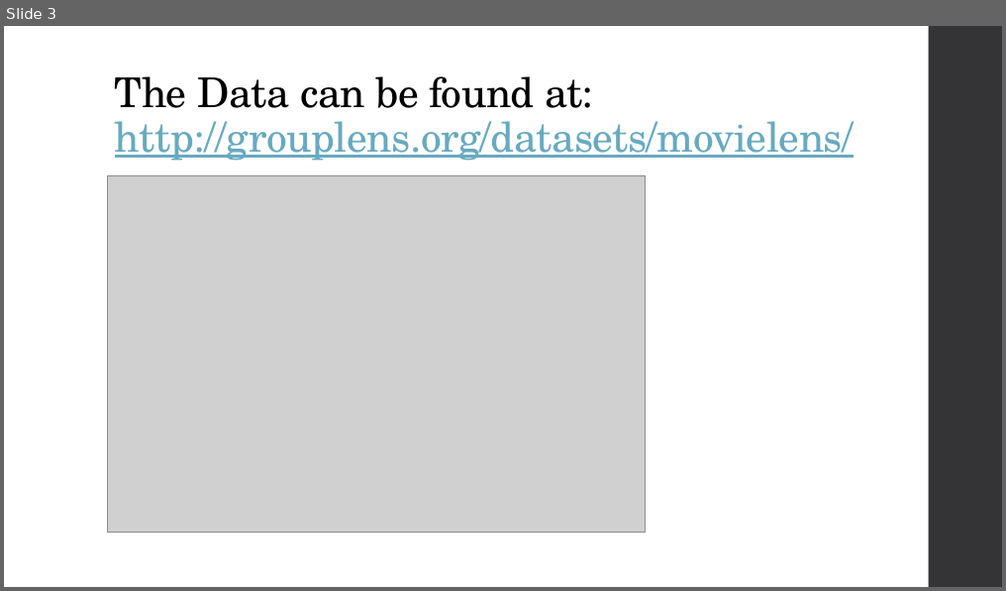
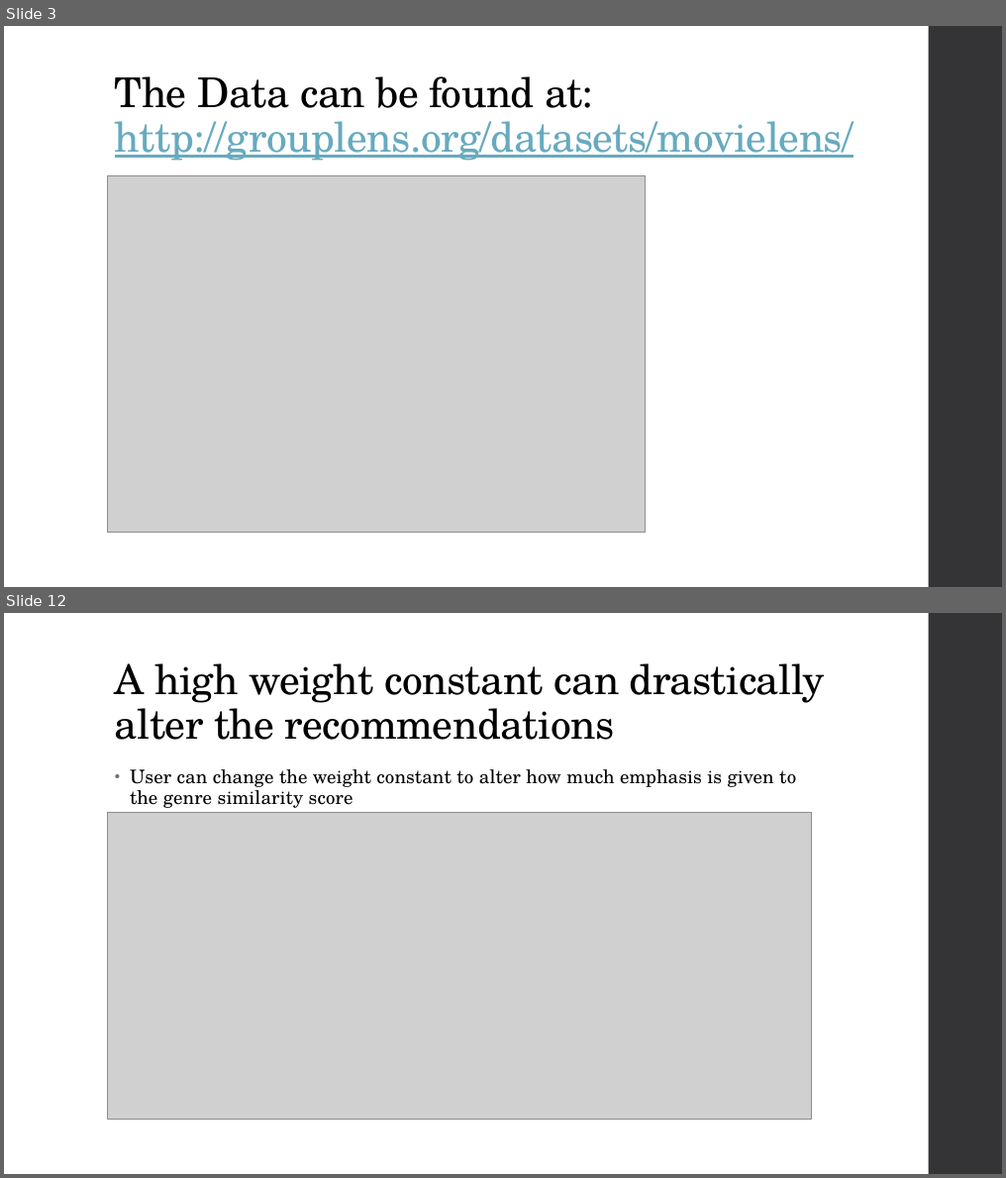
Before and after one commit to SomilB/Data-Science-Intensive---Capstone-Project, a slide deck: Capstone Presentation.pptx. Shown one above the other, each under a label of ours: slide 3 before the commit, slides 3 and 12 after it; the slides between them are not shown. The pictures are 1006x591 and 1006x1178 pixels, drawn with LibreOffice and Linux fonts; fonts in the diff are those of the drawing; grey boxes stand for pictures. Boxes give left, top, right and bottom in pixels: in the first picture for what was removed or moved away, otherwise in the second. Text is boxed around its words. In the diff, an @@ line names an element or a change of style, - is before the commit and + after.

```diff
--- a/Capstone Presentation.pptx
+++ b/Capstone Presentation.pptx
@@ slide 12 added at <box>4,613,1002,1174</box>, background #FFFFFF; not listed: 1 template element that a slide beside it also shows @@
@@ title added at <box>115,663,825,740</box>, 39.6 pt, text #000000 @@
+A high weight constant can drastically alter the recommendations
@@ text added at <box>130,769,796,808</box>, 18 pt, text #000000 @@
+• User can change the weight constant to alter how much emphasis is given to the genre similarity score
@@ picture added at <box>107,813,811,1119</box> @@
```
Also in this commit, not shown: 7 slides changed, 9 other slides added, 2 slides removed.
